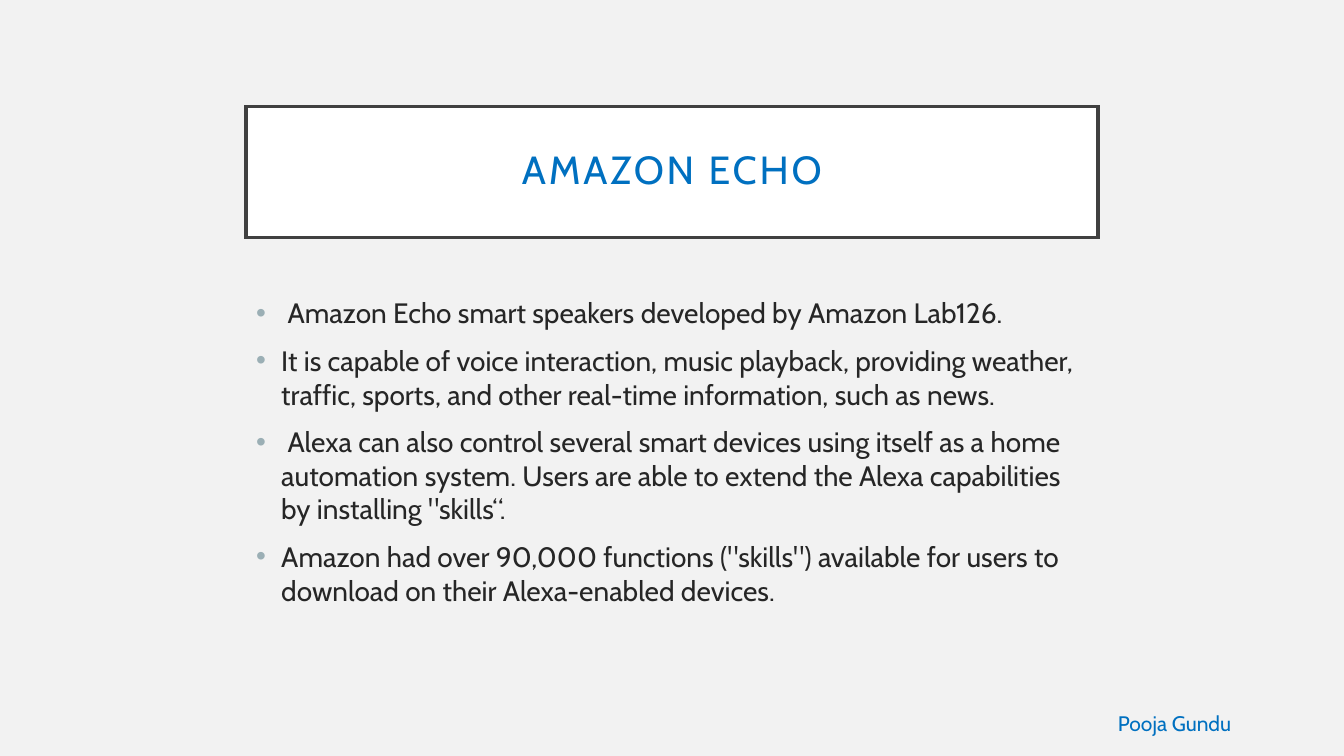
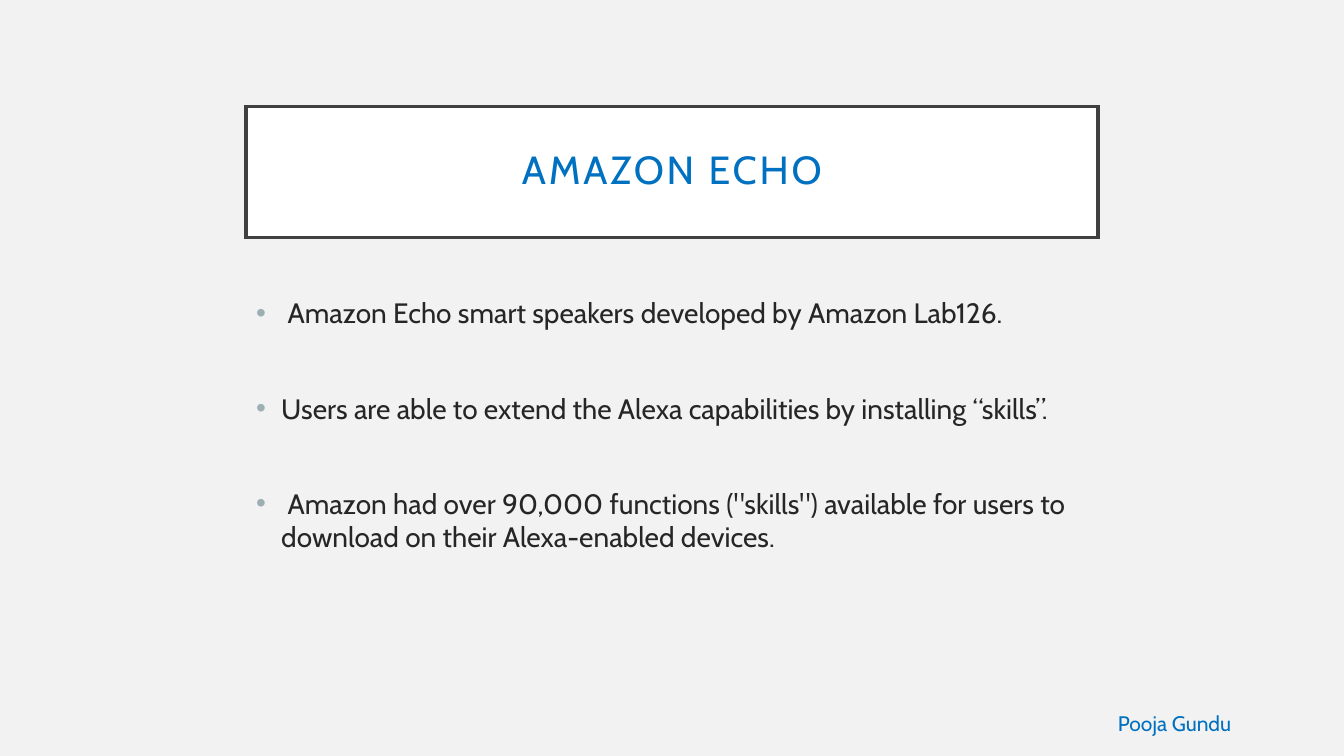
Before and after one commit to alekhyajaddu/alexa-project, a slide deck: slide 15 of Alexa ppt.pptx. Drawn at 1344x756 pixels with LibreOffice and Linux fonts; fonts in the diff are those of the drawing. Boxes give left, top, right and bottom in pixels: in the first picture for what was removed or moved away, otherwise in the second. Text is boxed around its words. In the diff, an @@ line names an element or a change of style, - is before the commit and + after.

```diff
--- a/Alexa ppt.pptx
+++ b/Alexa ppt.pptx
@@ text at bbox=[281, 398, 1048, 425]: text changed @@
-• It is capable of voice interaction, music playback, providing weather, traffic, sports, and other real-time information, such as news.
-• Alexa can also control several smart devices using itself as a home automation system. Users are able to extend the Alexa capabilities by installing "skills“.
+• Users are able to extend the Alexa capabilities by installing “skills”.
```
Also in this commit, not shown: 7 other slides changed.
